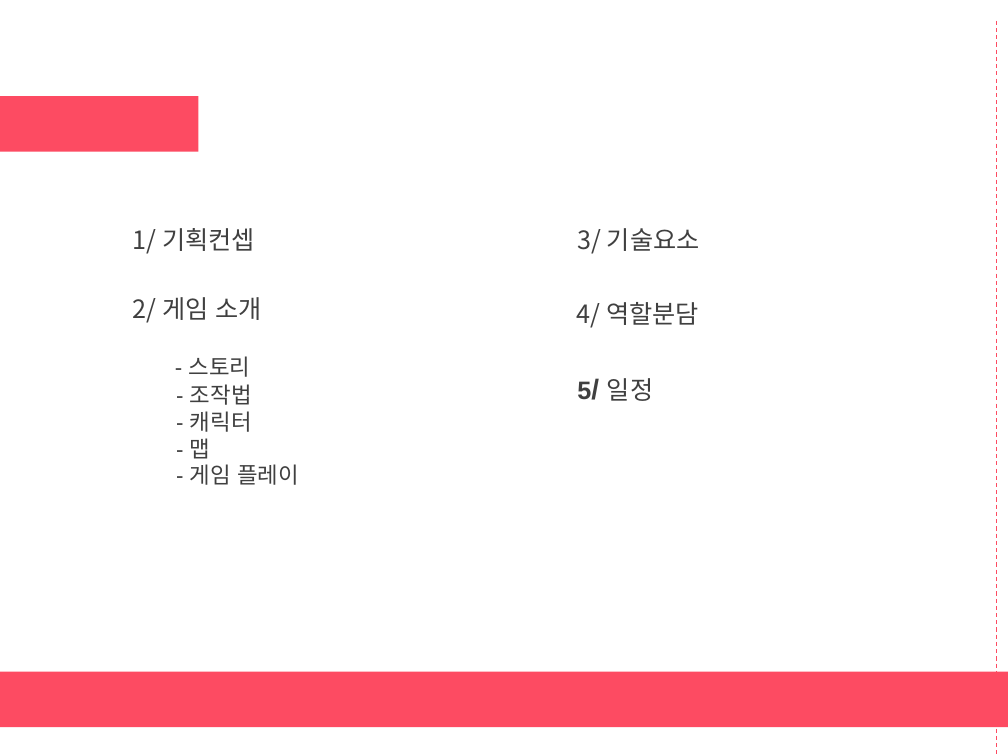
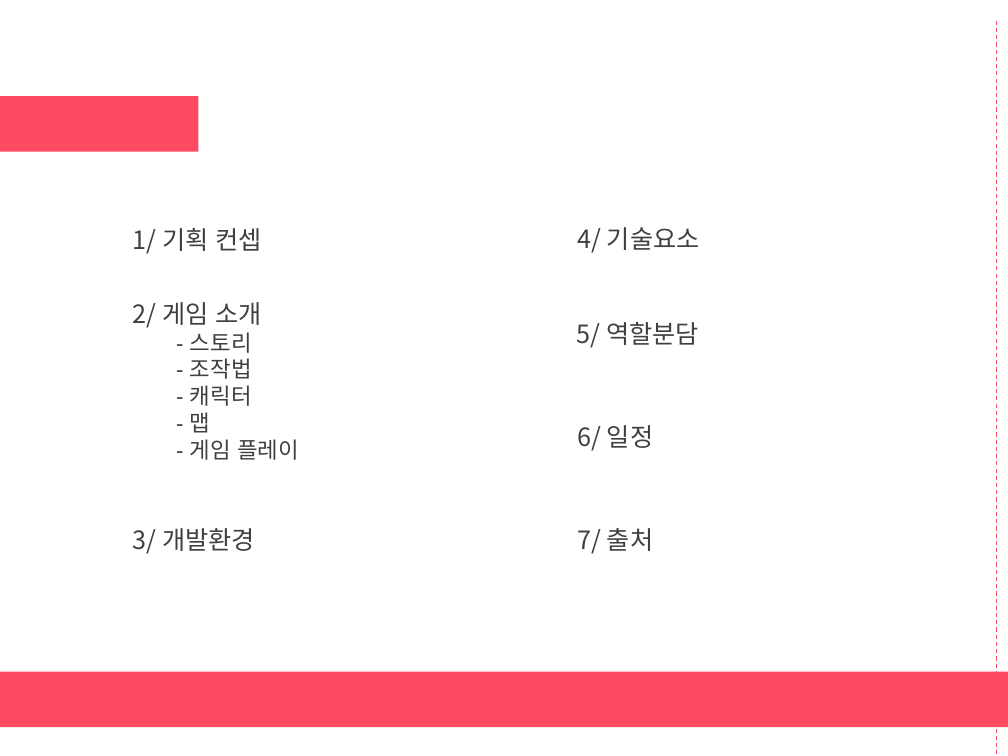
Before and after one commit to haeunjung/Team_Project, a slide deck: slide 2 of 기획문서/게임 제안서.pptx. Drawn at 1008x756 pixels with LibreOffice and Linux fonts; fonts in the diff are those of the drawing. Boxes give left, top, right and bottom in pixels: in the first picture for what was removed or moved away, otherwise in the second. Text is boxed around its words. In the diff, an @@ line names an element or a change of style, - is before the commit and + after.

Commit message:
11.29
목차 수정
개발 환경 추가
역할분담 추가

```diff
--- a/기획문서/게임 제안서.pptx
+++ b/기획문서/게임 제안서.pptx
@@ text at (133, 228, 262, 254): spaces changed @@
-1/ 기획컨셉
+1/ 기획 컨셉
@@ text at (577, 227, 700, 253): text changed @@
-3/ 기술요소
+4/ 기술요소
@@ text "2/ 게임 소개" rewrapped from (133, 297, 299, 485) to (133, 302, 299, 460) @@
@@ text at (577, 322, 699, 348): text changed @@
-4/ 역할분담
+5/ 역할분담
@@ text at (577, 425, 653, 451): text changed; font Arial to Noto Sans CJK KR; bold off @@
-5/ 일정
+6/ 일정
@@ text added at (133, 528, 255, 554), 18 pt, text #404040 @@
+3/ 개발환경
@@ text added at (577, 528, 653, 554), 18 pt, text #404040 @@
+7/ 출처
```
Also in this commit, not shown: 3 other slides changed, 3 slides added.
